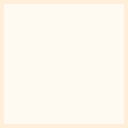
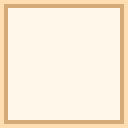
Layers edited between the first and the second 128 x 128 image:
painted on "Layer 3" over (x1=0, y1=0, x2=128, y2=128)
painted on "Layer 2" over (x1=0, y1=0, x2=128, y2=128)
